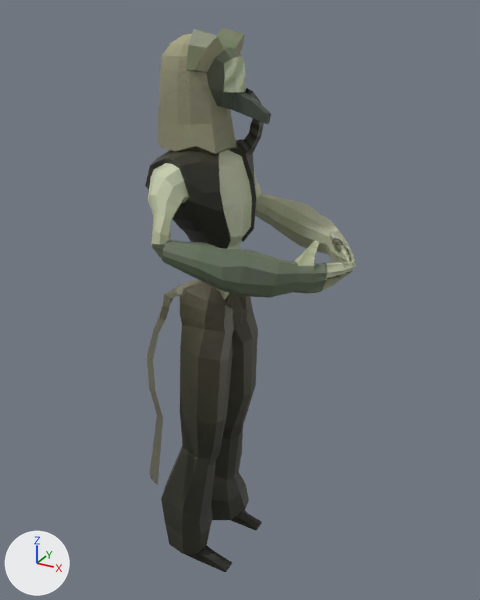
The Blender file assets/models/smieciaz1.blend, before and after one commit.
The view is the same before and after, from a camera (50 mm lens) standing at (1.45, -2.38, 2.61) and looking at (0.11, 0.05, 1.39). Every picture has the same lights, and +X, +Y and +Z are marked at lower left. The picture after the commit comes second. Both versions are drawn at frame 40 of the action 'kind gesture'; the numbers are the values there.

Names of what the first picture shows: 'body og.001'.
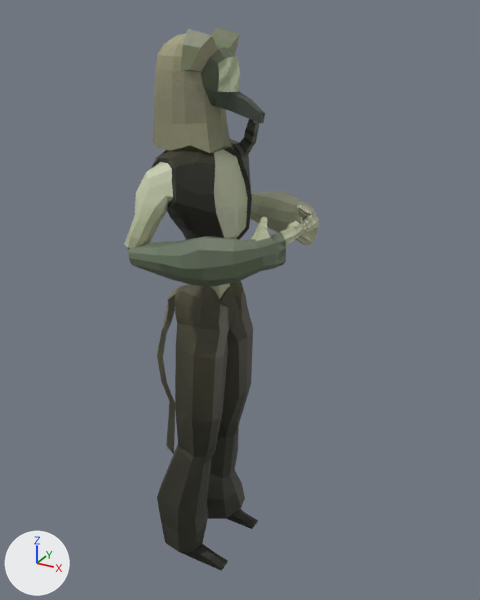
Changed parts and their boxes [x1, y1, x2, y2] in the pictures (480 x 600 px; the box of a moved part takes in the faces that stretch with it):
'body og.001', reshaped (8% narrower): before [145, 28, 356, 572]; after [124, 28, 319, 571]
part 1 of me_cube_007, moved or reshaped: before [158, 34, 236, 154]; after [153, 34, 231, 153]
part 2 of me_cube_007, moved or reshaped: before [236, 88, 264, 155]; after [233, 119, 259, 157]
part 3 of me_cube_007, moved or reshaped: before [145, 28, 356, 572]; after [124, 28, 319, 571]

The change in detail:
me_cube_007 is used by ob_body_og_001; location (0.0, 0.0, 1.487).
me_cube_007 had 1042 vertices, 1025 faces and spanned x -0.23..0.65, y -0.44..0.45, z -1.49..1.05.
me_cube_007 now has 1042 vertices, 1025 faces and spans x -0.31..0.45, y -0.43..0.48, z -1.49..1.05.
me_cube_007 part 1: the loose piece of 73 vertices spanning x -0.21..0.09, y -0.18..0.17, z 0.59..1.03 is moved by (-0.03, 0.0, 0.0).
me_cube_007 part 2: the loose piece of 32 vertices spanning x 0.04..0.18, y 0.03..0.19, z 0.53..0.83 is multiplied about its middle by the matrix ((1.018, 0.003, 0.063), (0.005, 1.012, -0.128), (-0.063, 0.128, 1.01)), then moved by (-0.01, -0.02, -0.02).
me_cube_007 part 3: 937 of 1042 vertices moved; they spanned x -0.23..0.65, y -0.44..0.45, z -1.49..1.05 and now span x -0.31..0.45, y -0.43..0.48, z -1.49..1.05; mean shift (-0.07, 0.0, 0.01); largest move (-0.07, -0.4, -0.89) -> (-0.27, 0.02, -1.06).
